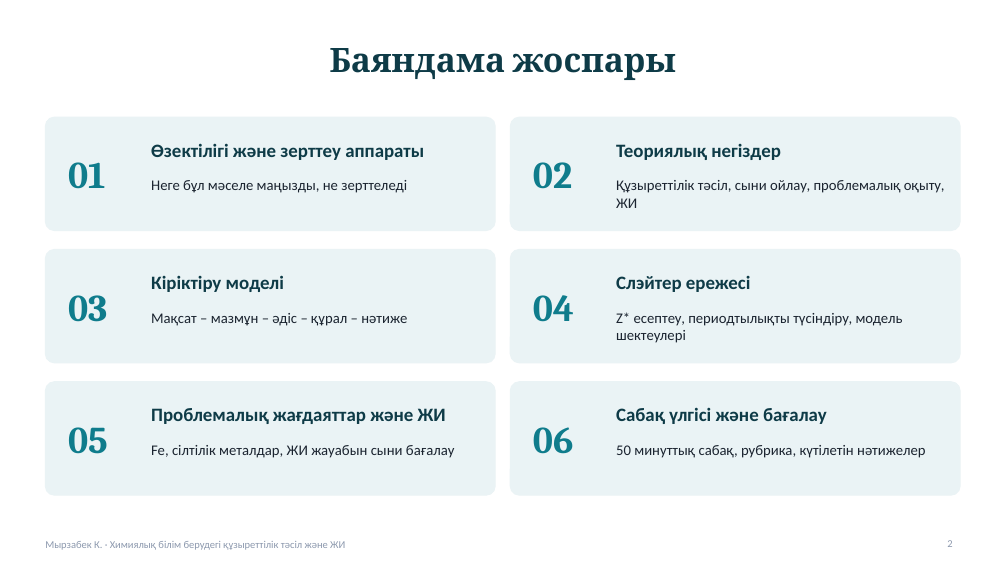
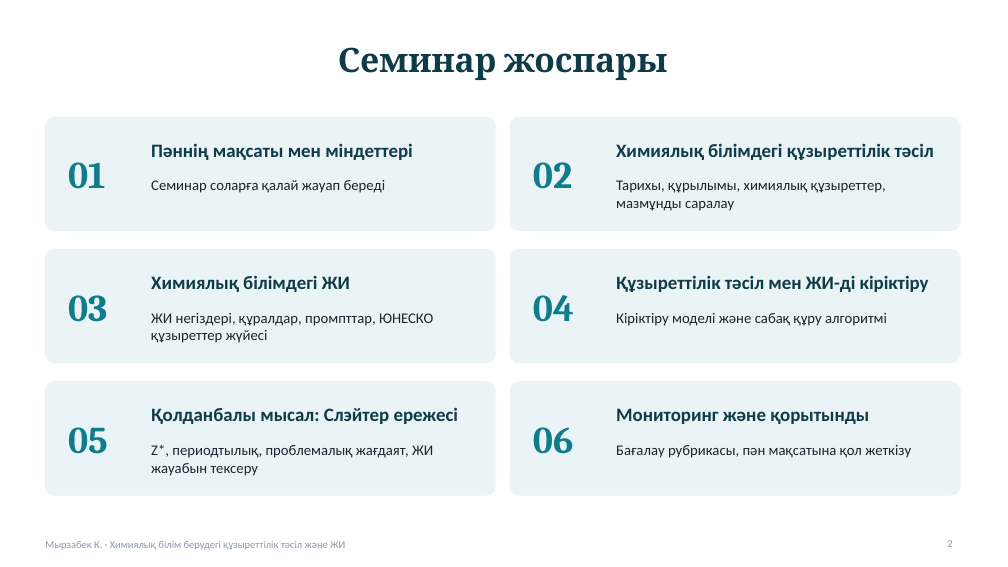
Before and after one commit to kamilamyrzabek6-hash/-, a slide deck: slide 2 of presentation/Slater_Kuzyrettilik_ZhI_Myrzabek.pptx. Drawn at 1008x567 pixels with LibreOffice and Linux fonts; fonts in the diff are those of the drawing. Boxes give left, top, right and bottom in pixels: in the first picture for what was removed or moved away, otherwise in the second. Text is boxed around its words. In the diff, an @@ line names an element or a change of style, - is before the commit and + after.

```diff
--- a/presentation/Slater_Kuzyrettilik_ZhI_Myrzabek.pptx
+++ b/presentation/Slater_Kuzyrettilik_ZhI_Myrzabek.pptx
@@ title at (338, 47, 668, 80): text changed @@
-Баяндама жоспары
+Семинар жоспары
@@ text at (151, 143, 413, 160): text changed @@
-Өзектілігі және зерттеу аппараты
+Пәннің мақсаты мен міндеттері
@@ text at (616, 143, 934, 160): text changed @@
-Теориялық негіздер
+Химиялық білімдегі құзыреттілік тәсіл
@@ text at (151, 180, 386, 193): text changed @@
-Неге бұл мәселе маңызды, не зерттеледі
+Семинар соларға қалай жауап береді
@@ text at (616, 180, 886, 211): text changed @@
-Құзыреттілік тәсіл, сыни ойлау, проблемалық оқыту, ЖИ
+Тарихы, құрылымы, химиялық құзыреттер, мазмұнды саралау
@@ text at (151, 275, 350, 292): text changed @@
-Кіріктіру моделі
+Химиялық білімдегі ЖИ
@@ text at (616, 275, 929, 292): text changed @@
-Слэйтер ережесі
+Құзыреттілік тәсіл мен ЖИ-ді кіріктіру
@@ text at (151, 313, 433, 343): text changed @@
-Мақсат – мазмұн – әдіс – құрал – нәтиже
+ЖИ негіздері, құралдар, промпттар, ЮНЕСКО құзыреттер жүйесі
@@ text at (616, 313, 887, 326): text changed @@
-Z* есептеу, периодтылықты түсіндіру, модель шектеулері
+Кіріктіру моделі және сабақ құру алгоритмі
@@ text at (151, 407, 459, 424): text changed @@
-Проблемалық жағдаяттар және ЖИ
+Қолданбалы мысал: Слэйтер ережесі
@@ text at (616, 408, 869, 424): text changed @@
-Сабақ үлгісі және бағалау
+Мониторинг және қорытынды
@@ text at (151, 444, 433, 476): text changed @@
-Fe, сілтілік металдар, ЖИ жауабын сыни бағалау
+Z*, периодтылық, проблемалық жағдаят, ЖИ жауабын тексеру
@@ text at (616, 445, 911, 458): text changed @@
-50 минуттық сабақ, рубрика, күтілетін нәтижелер
+Бағалау рубрикасы, пән мақсатына қол жеткізу
```
Also in this commit, not shown: 7 other slides changed, 10 slides added, 10 slides removed, 1 other file.
